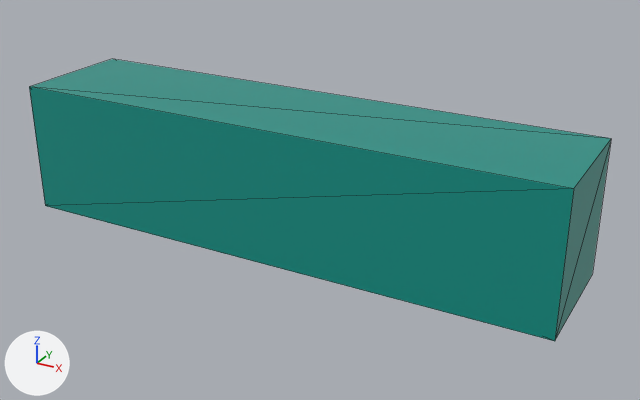
Before and after pictures for a commit that changed the glTF model public/models/products/cosmetics/toothpaste-box.glb.
Camera for both pictures: a 50 mm lens placed at (0.128, -0.2174, 0.1235), pointed at (0.0082, 0.0003, 0.0146). The axes (+X, +Y, +Z) are drawn at lower left. The lights are the same throughout. The older version comes first. Mesh edges are drawn as thin lines. Where no turn or scale is listed for an object, it has been applied to the vertices. Vertices at exactly the same position are counted once.

In view in the first picture: 'Paste_Box'.
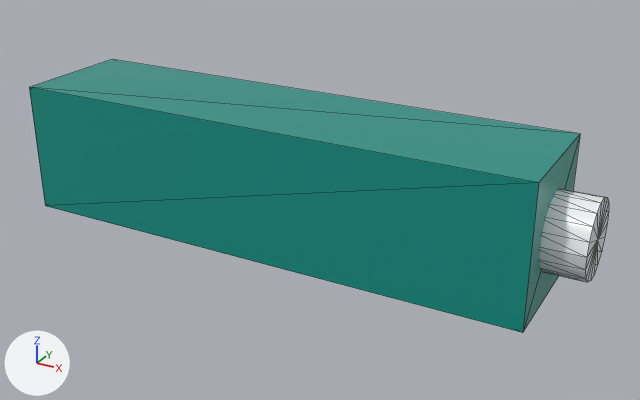
The newer file is also rescaled (x1.05), turned or shifted as a whole; pictures and numbers use the older file's frame.

Where the change shows, as pixel boxes (x1, y1, x2, y2) in the pictures (640 x 400 px):
'Paste_Box', rescaled: before (29, 59, 611, 341); after (29, 59, 580, 333)
'Tube_Cap_Hint', added: after (540, 189, 609, 282)

The change, as a list of edits to the scene's bpy script:
```text
Add mat_cleanwhite:
    mat_cleanwhite = principled_material('CleanWhite')
    mat_cleanwhite.base_color = (0.939, 0.956, 0.973)  # white #f8fafc
    mat_cleanwhite.metallic = 0.05
    mat_cleanwhite.roughness = 0.24
Change me_paste_box_mesh:
    used by ob_paste_box; location = (0.0, 0.0, 0.021)
    remove me_paste_box_mesh.from_pydata(...)  # 8 vertices, 12 faces; spans x -0.087..0.087, y -0.02..0.02, z -0.021..0.021
    add me_paste_box_mesh.from_pydata(...)  # 8 vertices, 12 faces; spans x -0.087..0.079, y -0.02..0.02, z -0.021..0.021
    me_paste_box_mesh part 1: the whole mesh is scaled about its middle by (0.952, 1, 0.998), then moved by (-0.004, 0.0, 0.0)
Add me_tube_cap_hint_mesh:
    me_tube_cap_hint_mesh.from_pydata(...)  # 40 vertices, 72 faces; spans x -0.0076..0.0076, y -0.0114..0.0114, z -0.0113..0.0113
    me_tube_cap_hint_mesh.materials.append(mat_cleanwhite)  # white #f8fafc
Add ob_tube_cap_hint:
    ob_tube_cap_hint = bpy.data.objects.new('Tube_Cap_Hint', me_tube_cap_hint_mesh)
    ob_tube_cap_hint.location = (0.0835, 0.0, 0.021)
```
